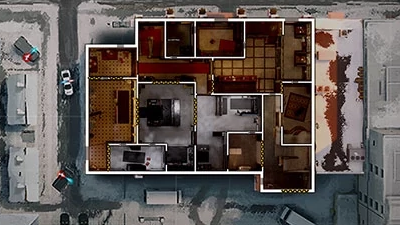
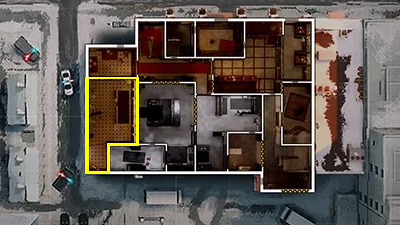
Layers edited between the first and the second 400px x 225px image:
added layer "Bakery" above "Prep Room" over <box>85,77,139,174</box>
